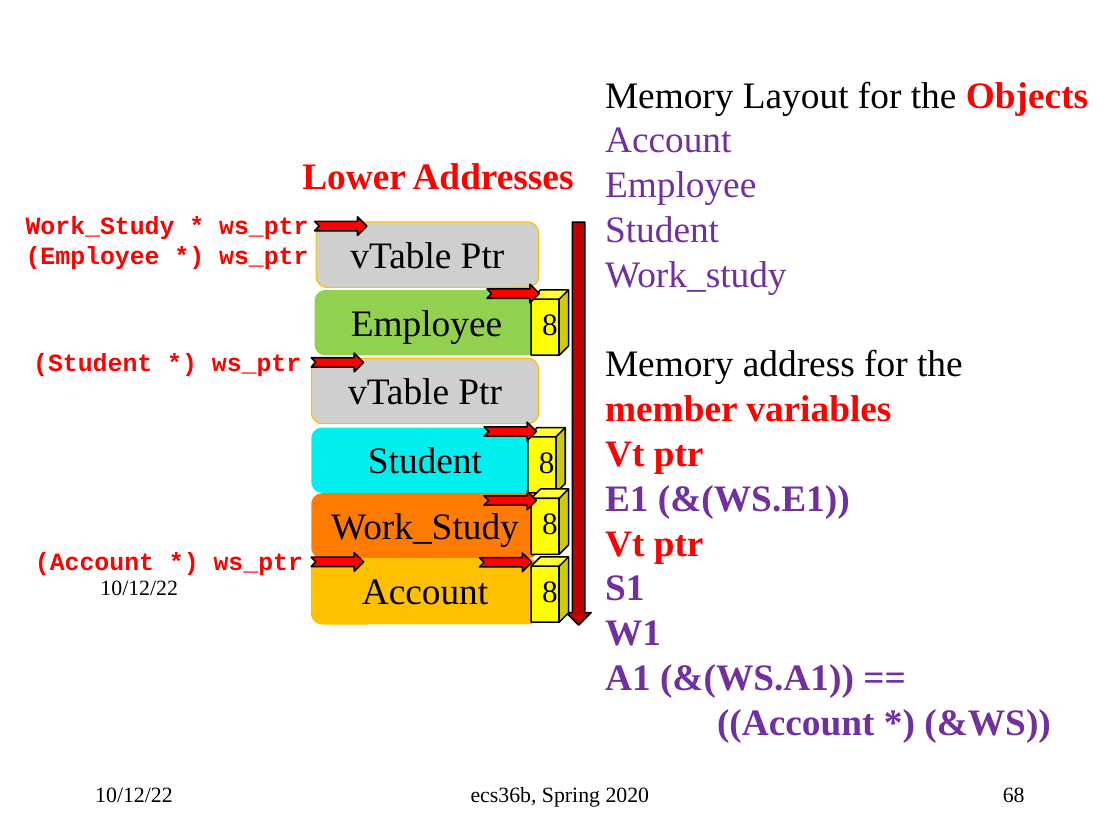
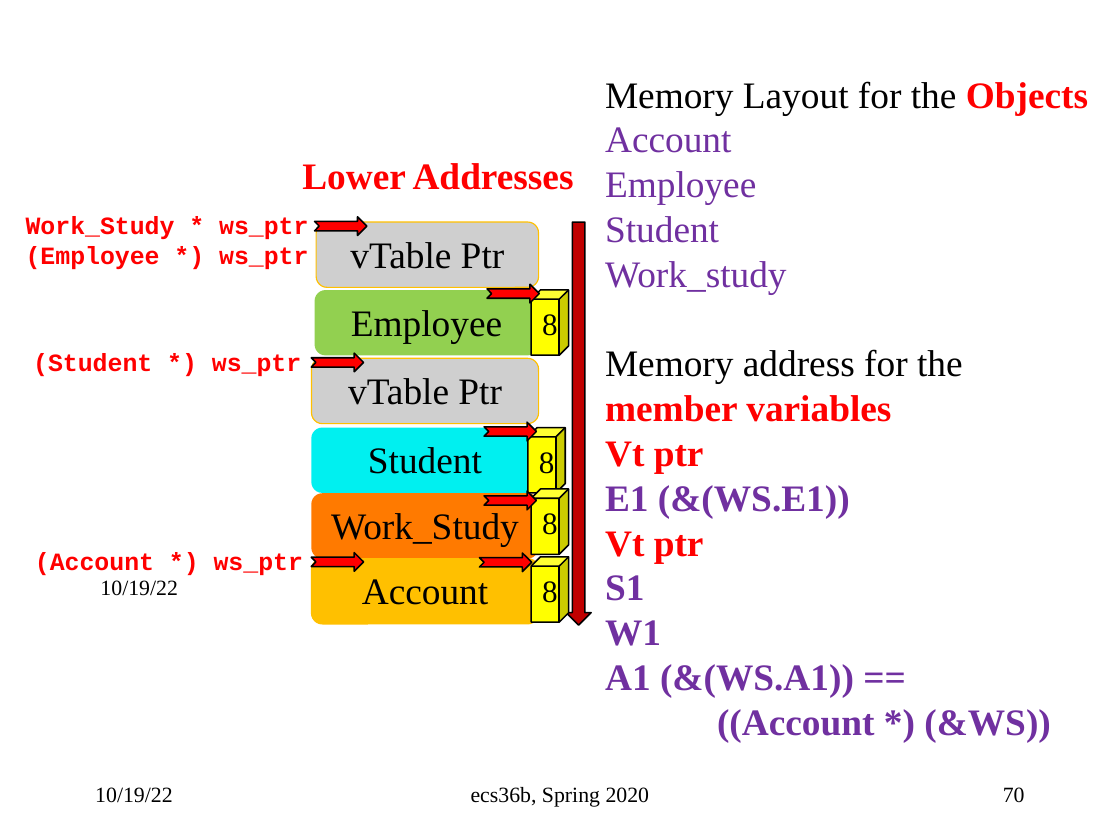
Before and after one commit to sfelixwu/ecs36b_slides, a slide deck: slide 70 of ecs36b_f2022_L004.pptx (slide 68 before the commit). Drawn at 1120x840 pixels with LibreOffice and Linux fonts; fonts in the diff are those of the drawing. Boxes give left, top, right and bottom in pixels: in the first picture for what was removed or moved away, otherwise in the second. Text is boxed around its words. In the diff, an @@ line names an element or a change of style, - is before the commit and + after.

```diff
--- a/ecs36b_f2022_L004.pptx
+++ b/ecs36b_f2022_L004.pptx
@@ text at (x1=100, y1=580, x2=178, y2=596): text changed @@
-10/12/22
+10/19/22
@@ text at (x1=95, y1=787, x2=173, y2=803): text changed @@
-10/12/22
+10/19/22
@@ page number at (x1=1003, y1=787, x2=1025, y2=803): text changed @@
-68
+70
```
Also in this commit, not shown: 67 other slides changed, 15 slides added.
